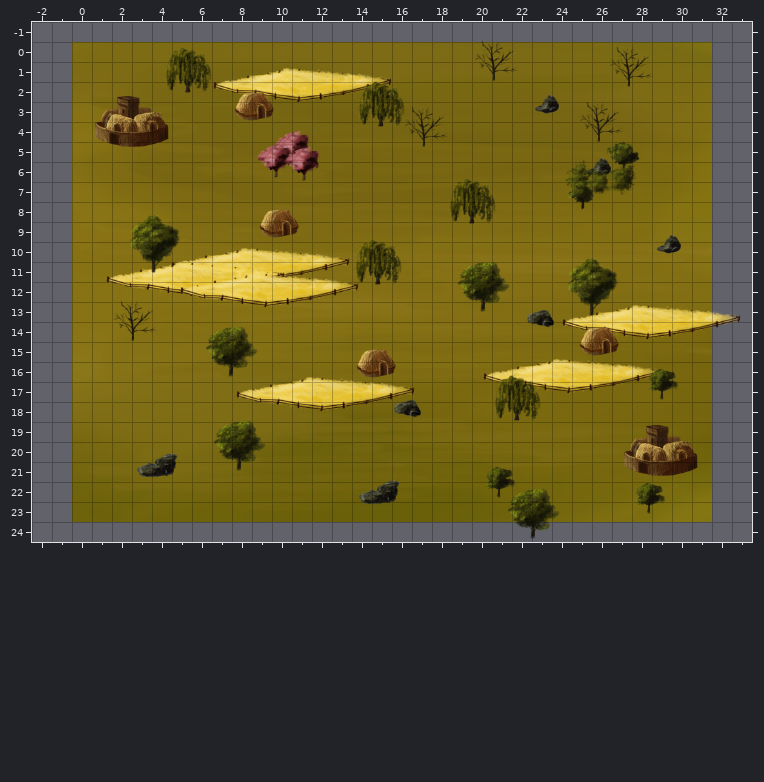
Tiled map: data/level/6.tmx. That is the earlier state.
Cells are 32x32 px. Shown: x -2..33, y -1..24.
After:
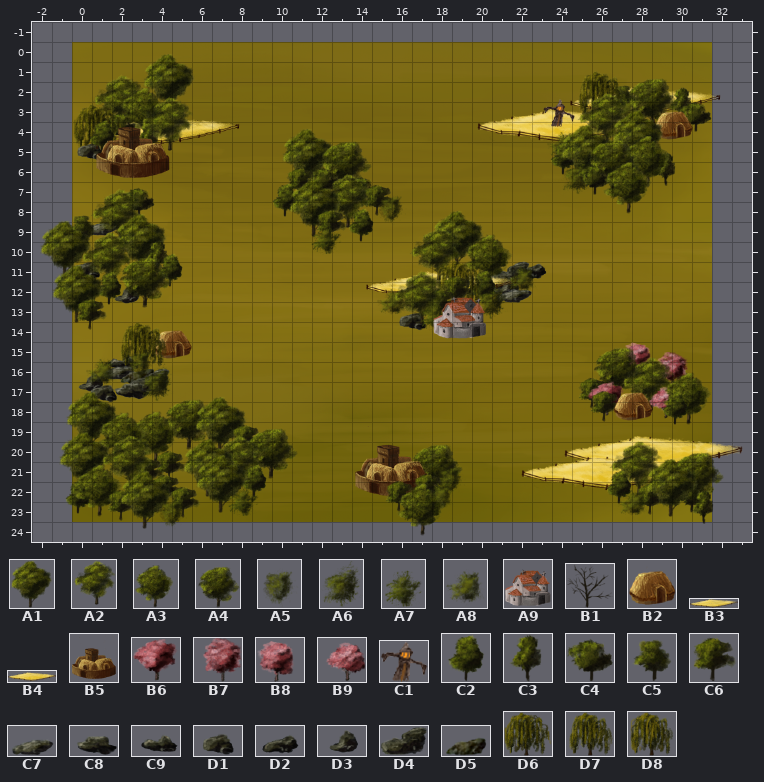
Key: from "Trees": A1 0, A2 1, A3 2, A4 3; from "bushes": A5 0, A6 1, A7 2, A8 3; from "church": A9 0; from "deadtrees": B1 0; from "farm": B2 0; from "field1": B3 0; from "field2": B4 0; from "homestead": B5 0; from "pinktrees": B6 0, B7 1, B8 2, B9 3; from "scarecrow": C1 0; from "smalltrees": C2 0, C3 1, C4 2, C5 3, C6 4; from "stones": C7 0, C8 1, C9 2, D1 3, D2 4, D3 5, D4 6, D5 7; from "willows": D6 0, D7 1, D8 2.
Objects are placed by their top-left corner, in cells (3,4 is the top-left corner of cell 3,4); size is 1x1 cell unless given.
The commit says: Added new level 6 and set upgradeLevels to 1
The exact change:
--- layer "background_scenery"
+B3 at 24.9,2.2 size 7.6x1.5
+B3 at 0.8,3.7 size 7.6x1.5
+B4 "veld" at 20.2,3.1 size 9x2.1
+D1 at -0.1,4.7 size 2x1.2
+C7 at 0.4,8.5 size 2x1.2
+D1 at -0.3,10.7 size 2x1.2
+D2 at 21.9,10.7 size 2x1.2
+D4 at 20.8,10.9 size 2x1.2
+C9 at 19.2,11.2 size 2x1.2
+D5 at 19.7,11.4 size 2x1.2
+D3 at 20.7,11.5 size 2x1.2
+B3 at 14.7,11.5 size 7.6x1.5
+C7 at 21.1,11.8 size 2x1.2
+D3 at 1.7,12 size 2x1.2
+D1 at 16,13.2 size 2x1.2
+C9 at 1.4,15.3 size 2x1.2
+C7 at 1.2,15.7 size 2x1.2
+D5 at 2.2,15.8 size 2x1.2
+D4 at 2.8,16.3 size 2x1.2
+D3 at -0.2,16.4 size 2x1.2
+C8 at 1.9,16.7 size 2x1.2
+D1 at 0.6,16.8 size 2x1.2
-B4 at 24.5,12.9 size 9x2.1
+B4 at 24.6,19.5 size 9x2.1
-B4 at 7,1.1 size 9x2.1
-B4 at 5,10.1 size 9x2.1
-B4 at 1.7,10.8 size 9x2.1
-B4 at 5.4,11.3 size 9x2.1
-B4 at 20.5,15.6 size 9x2.1
-B4 at 8.2,16.5 size 9x2.1
--- layer "Object Layer"
-A1 at 2.8,8.6 size 2.8x3
+A1 at 3.5,0.5 size 2.8x3
-C5 at 24.6,6.7 size 1.7x1.7
+C5 at 26.7,1.9 size 1.7x1.7
-D7 at 14.2,2 size 2.5x2.3
+D7 at 25.2,1.4 size 2.5x2.3
+C3 at 29.7,2.2 size 1.7x1.7
-A8 at 25.3,5.9 size 1.8x2
+A8 at 26.8,2.2 size 1.8x2
+C1 at 23.6,2.9 size 1.6x1.4
+A4 "boom6" at 27.6,1.4 size 2.8x3
-C4 at 26.7,4.8 size 1.7x1.7
+C4 at 30.3,2.8 size 1.7x1.7
+A2 at 0.9,1.6 size 2.8x3
+A3 at 2.3,2 size 2.8x3
-B2 "boerderij 3" at 14.2,14.9 size 2x2
+B2 "boerderij 3" at 29.1,3 size 2x2
+C4 at 1.5,3.3 size 1.7x1.7
+D6 at 0.1,3.1 size 2.5x2.3
+A2 "boom2" at 25.2,2.5 size 2.8x3
+C2 at 0.7,3.9 size 1.7x1.7
+C3 at 3,3.9 size 1.7x1.7
+A2 at 3.3,2.7 size 2.8x3
+A8 at 23.7,4.1 size 1.8x2
+A1 "boom1" at 27,3.3 size 2.8x3
+C2 at 23.7,5 size 1.7x1.7
+B5 "computer" at 1,3 size 4x4
+A1 "boom5" at 24.4,4.1 size 2.8x3
+C3 at 28.8,5.5 size 1.7x1.7
-A1 at 24.7,10.8 size 2.8x3
+A1 at 10.4,4.3 size 2.8x3
+A3 "boom3" at 27.5,4.3 size 2.8x3
+A4 "boom4" at 25.7,4.4 size 2.8x3
-A4 at 19.2,10.5 size 2.8x3
+A4 at 12.2,4.5 size 2.8x3
-A6 at 26.6,5.8 size 1.8x2
+A6 at 24.4,5.7 size 1.8x2
+C4 at 25.2,6 size 1.7x1.7
+C4 at 11.7,6.1 size 1.7x1.7
-C6 at 20.5,21.1 size 1.7x1.7
+C6 at 10.6,6.2 size 1.7x1.7
+C4 at 13.6,6.5 size 1.7x1.7
+A3 at 26.5,5.7 size 2.8x3
-C6 at 28.7,16.2 size 1.7x1.7
+C6 at 14.4,7 size 1.7x1.7
+C2 at 9.8,7 size 1.7x1.7
+C4 at 2.5,7.1 size 1.7x1.7
+A5 at 15.1,7.2 size 1.8x2
+A2 at 12.2,6.5 size 2.8x3
+A1 at 10.8,6.8 size 2.8x3
-C6 at 28.1,21.9 size 1.7x1.7
+C6 at 12.1,8.2 size 1.7x1.7
+C2 at 13.6,8.3 size 1.7x1.7
+C5 at -0.3,8.5 size 1.7x1.7
+A2 at 0.8,7.3 size 2.8x3
-A7 at 24.6,5.5 size 1.8x2
+A7 at 11.9,8.7 size 1.8x2
+A1 at 18,8.4 size 2.8x3
+A1 at 2.1,8.5 size 2.8x3
+C3 at 3.5,9.9 size 1.7x1.7
+A1 at -1.7,8.9 size 2.8x3
+A2 at 16.8,9.2 size 2.8x3
+A3 at 19.5,9.3 size 2.8x3
+C2 at 4,10.6 size 1.7x1.7
+A2 at 0.4,9.5 size 2.8x3
+A8 at 21.6,10.8 size 1.8x2
+C2 at 19.7,11.4 size 1.7x1.7
+C2 at 1,11.4 size 1.7x1.7
+D8 at 18.2,10.9 size 2.5x2.3
+C6 at 18.4,11.5 size 1.7x1.7
-A4 at 6.5,13.8 size 2.8x3
+A4 at 2.2,10.3 size 2.8x3
+A8 at 15.2,11.9 size 1.8x2
+C6 at 17.6,12.2 size 1.7x1.7
+A6 at 20.1,11.9 size 1.8x2
+A1 at -1,11.1 size 2.8x3
+A2 at 15.9,11.4 size 2.8x3
+C6 at 0.1,12.7 size 1.7x1.7
+A7 at 17.3,12.6 size 1.8x2
+A9 "klooster" at 18,12.2 size 2.8x2.8
-B2 "boerderij 2" at 9.3,7.9 size 2x2
+B2 "boerderij 2" at 4,14 size 2x2
-D7 at 14,9.8 size 2.5x2.3
+D7 at 2.3,14 size 2.5x2.3
+B8 at 27.4,14.9 size 2x1.8
+A5 at 2.5,15 size 1.8x2
+B7 at 28.8,15.5 size 2x1.8
+A8 at 0.6,15.4 size 1.8x2
-A4 at 21.7,21.9 size 2.8x3
+A4 at 26,14.8 size 2.8x3
+A6 at 3.4,16.1 size 1.8x2
+C6 at 25.2,16.7 size 1.7x1.7
+A2 at 27.4,15.7 size 2.8x3
-B6 at 10.6,5.2 size 2x1.8
+B6 at 25.8,16.9 size 2x1.8
+B9 at 28.5,17 size 2x1.8
+C6 at 25.8,17.3 size 1.7x1.7
-B2 "boerderij 1" at 8.1,2 size 2x2
+B2 "boerderij 1" at 27,17.1 size 2x2
+A3 at 29.5,16.2 size 2.8x3
+C2 at 29.3,17.5 size 1.7x1.7
-A4 at 6.9,18.5 size 2.8x3
+A4 at 4.5,17.4 size 2.8x3
+A1 at -0.3,17.5 size 2.8x3
+A1 at 6.1,17.7 size 2.8x3
+C6 at 7.8,19 size 1.7x1.7
+A3 at 2.9,18.2 size 2.8x3
+A3 at 1.2,18.2 size 2.8x3
+A4 at 8.5,18.9 size 2.8x3
+C6 at 4,20.3 size 1.7x1.7
+C6 at 2.9,20.7 size 1.7x1.7
+A1 at -0.7,19.5 size 2.8x3
+B4 at 22.5,20.4 size 9x2.1
+A2 at 1.4,19.6 size 2.8x3
+A2 at 6.8,19.7 size 2.8x3
+A4 at 16.8,19.7 size 2.8x3
+A1 at 5.5,19.8 size 2.8x3
+A5 at 18.1,20.8 size 1.8x2
+A2 at 26.8,19.9 size 2.8x3
+C2 at 8.2,21.1 size 1.7x1.7
-B5 "starthoeve" at 1,1.5 size 4x4
+B5 "starthoeve" at 14,19 size 4x4
+A4 at 29.8,20.1 size 2.8x3
+C2 at 26.5,21.4 size 1.7x1.7
+C6 at 16.9,21.5 size 1.7x1.7
+C6 at 3.8,21.5 size 1.7x1.7
+C6 at 15.5,21.8 size 1.7x1.7
+C5 at 30,21.8 size 1.7x1.7
+A1 at 6.2,20.6 size 2.8x3
+A8 at 17.4,21.6 size 1.8x2
+C2 at -0.5,21.9 size 1.7x1.7
+C6 at 28.1,21.9 size 1.7x1.7
+A3 at 0.1,20.8 size 2.8x3
+A1 at 28.7,20.8 size 2.8x3
+A7 at 7.7,21.8 size 1.8x2
+C6 at 4.8,22.1 size 1.7x1.7
+A8 at 27.2,22 size 1.8x2
+C6 at 1.7,22.2 size 1.7x1.7
+C3 at 30.8,22.4 size 1.7x1.7
+A1 at 2.4,21.4 size 2.8x3
+A5 at 4.2,22.4 size 1.8x2
+A3 at 16.2,21.8 size 2.8x3
-B1 at 20.1,-0.1 size 2.2x2.1
-B1 at 26.8,0.2 size 2.2x2.1
-D7 at 4.5,0.2 size 2.5x2.3
-D3 at 22.7,2.5 size 2x1.2
-B1 at 25.4,2.9 size 2.2x2.1
-B1 at 16.6,3.2 size 2.2x2.1
-B6 at 10.1,4.4 size 2x1.8
-B6 at 9.2,5 size 2x1.8
-D3 at 25.2,5.6 size 2x1.2
-D7 at 18.7,6.8 size 2.5x2.3
-D3 at 28.8,9.4 size 2x1.2
-D1 at 22.4,13 size 2x1.2
-B1 at 2.1,12.9 size 2.2x2.1
-B2 "boerderij 4" at 25.3,13.8 size 2x2
-D1 at 15.8,17.6 size 2x1.2
-D7 at 21,16.7 size 2.5x2.3
-D4 at 3.2,20.5 size 2x1.2
-B5 "comp1" at 27.5,18 size 4x4
-D4 at 14.4,21.9 size 2x1.2
Pixel boxes of the changes (left, top, right, bottom) in both pictures:
changed: (40, 40, 743, 539)
